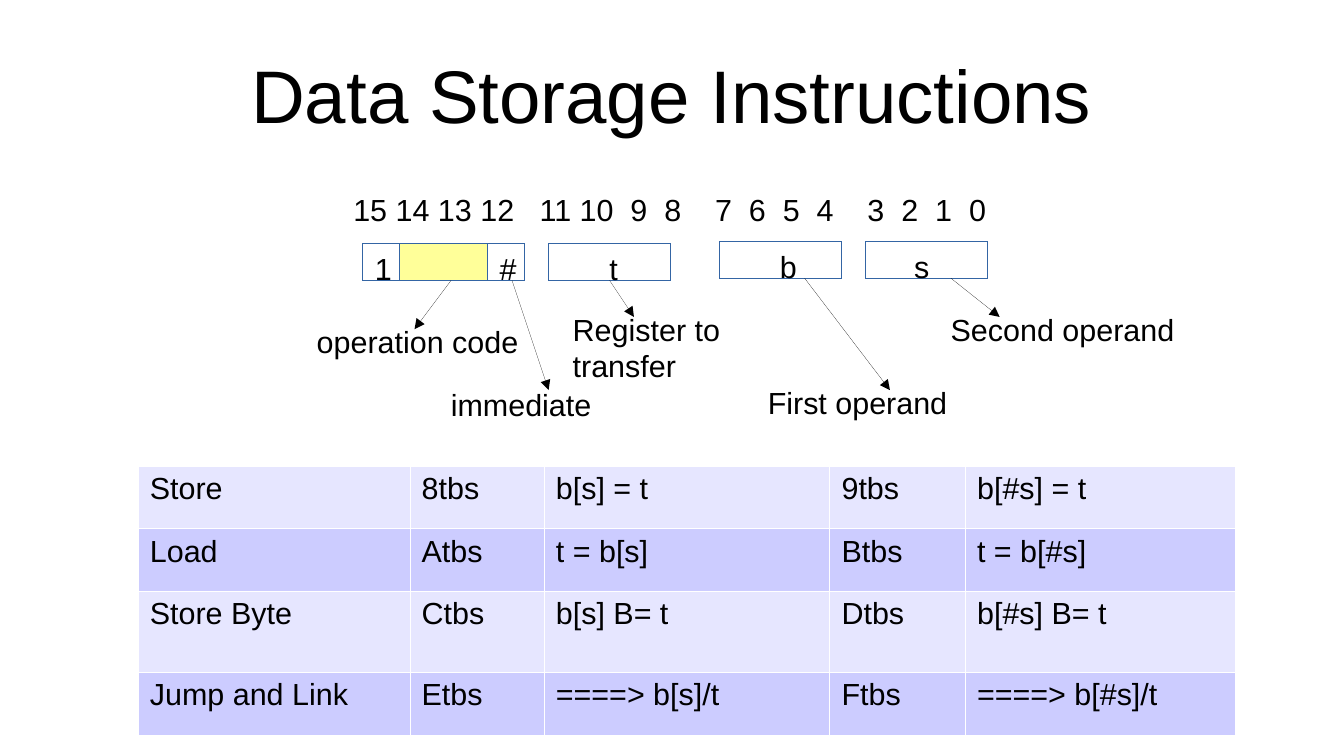
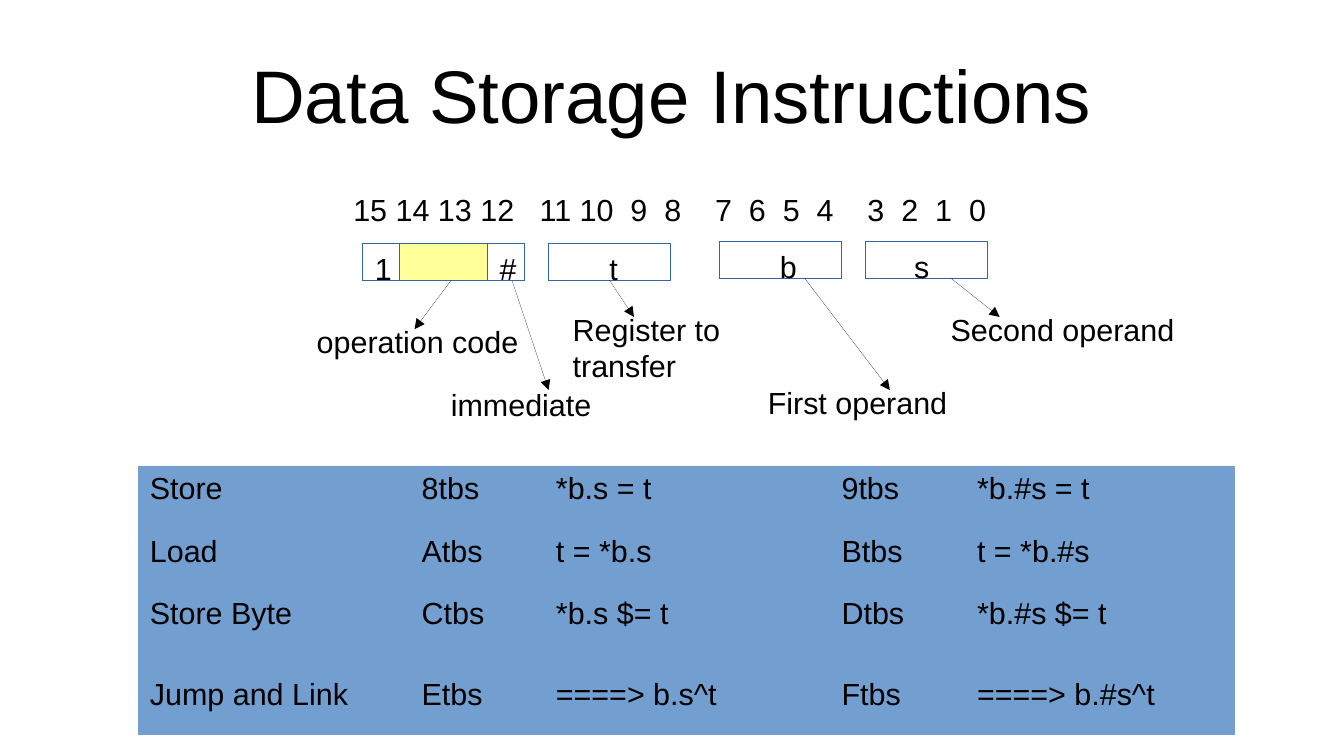
Before and after one commit to jeceljr/baby42, a slide deck: slide 19 of doc/baby42_slides.odp. Drawn at 1344x756 pixels with LibreOffice and Linux fonts; fonts in the diff are those of the drawing. Boxes give left, top, right and bottom in pixels: in the first picture for what was removed or moved away, otherwise in the second. Text is boxed around its words. In the diff, an @@ line names an element or a change of style, - is before the commit and + after.

```diff
--- a/doc/baby42_slides.odp
+++ b/doc/baby42_slides.odp
@@ table at bbox=[138, 466, 1234, 735] @@
-row 1, column 3: b[s] = t
+row 1, column 3: *b.s = t
-row 1, column 5: b[#s] = t
+row 1, column 5: *b.#s = t
-row 2, column 3: t = b[s]
+row 2, column 3: t = *b.s
-row 2, column 5: t = b[#s]
+row 2, column 5: t = *b.#s
-row 3, column 3: b[s] B= t
+row 3, column 3: *b.s $= t
-row 3, column 5: b[#s] B= t
+row 3, column 5: *b.#s $= t
-row 4, column 3: ====> b[s]/t
+row 4, column 3: ====> b.s^t
-row 4, column 5: ====> b[#s]/t
+row 4, column 5: ====> b.#s^t
@@ fill #E6E6FF to #729FCF in 10 cells @@
@@ fill #CCCCFF to #729FCF in 10 cells @@
@@ borders changed @@
```
Also in this commit, not shown: 19 other slides changed, 1 slide added, 1 other file.
